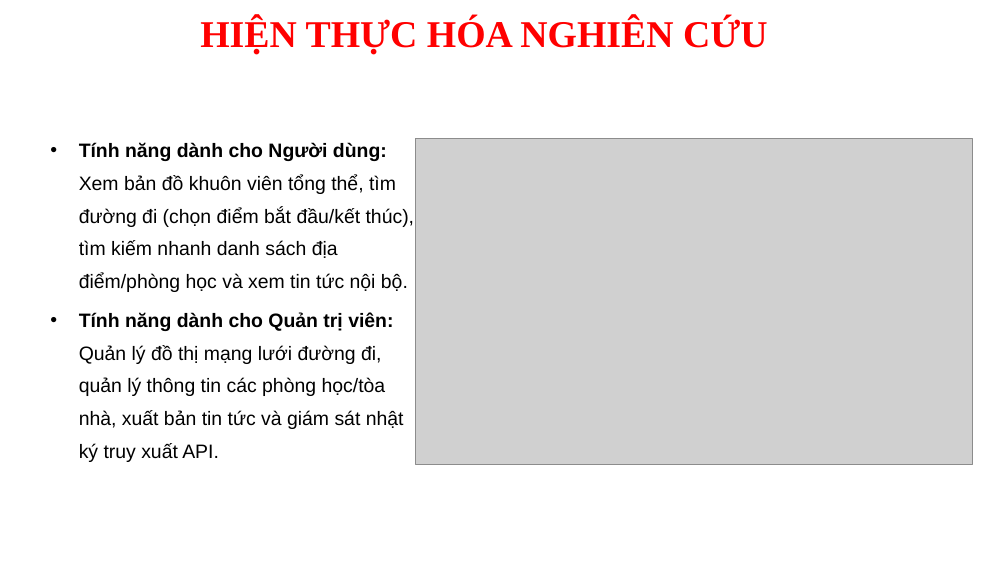
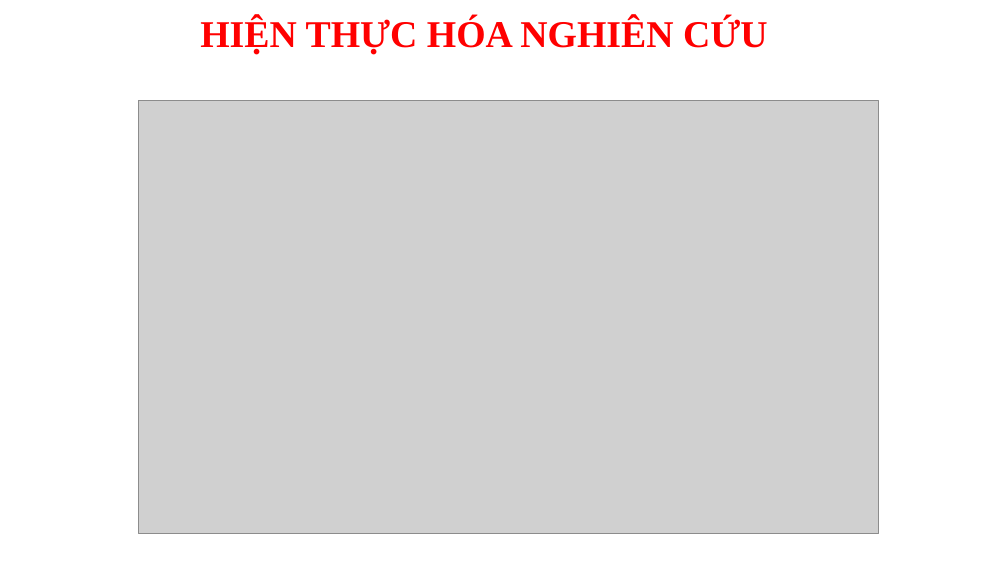
Before and after one commit to NhatThanh115/tn-da22tta-110122017-maitranthanhnhat-bandosodhtv, a slide deck: slide 8 of docs/Mai Trần Thanh Nhật - Khóa luận.pptx (slide 9 before the commit). Drawn at 1008x567 pixels with LibreOffice and Linux fonts; fonts in the diff are those of the drawing; grey boxes stand for pictures; background and template pictures are left out. Boxes give left, top, right and bottom in pixels: in the first picture for what was removed or moved away, otherwise in the second. Text is boxed around its words. In the diff, an @@ line names an element or a change of style, - is before the commit and + after.

```diff
--- a/docs/Mai Trần Thanh Nhật - Khóa luận.pptx
+++ b/docs/Mai Trần Thanh Nhật - Khóa luận.pptx
@@ picture: place and size @@
-picture at [416,138,972,464]
+picture at [138,101,879,534]
@@ text removed at [79,142,415,462] @@
-• Tính năng dành cho Người dùng: Xem bản đồ khuôn viên tổng thể, tìm đường đi (chọn điểm bắt đầu/kết thúc), tìm kiếm nhanh danh sách địa điểm/phòng học và xem tin tức nội bộ.
-• Tính năng dành cho Quản trị viên: Quản lý đồ thị mạng lưới đường đi, quản lý thông tin các phòng học/tòa nhà, xuất bản tin tức và giám sát nhật ký truy xuất API.
```
Also in this commit, not shown: 8 other slides changed, 2 slides removed, 16 other files.
